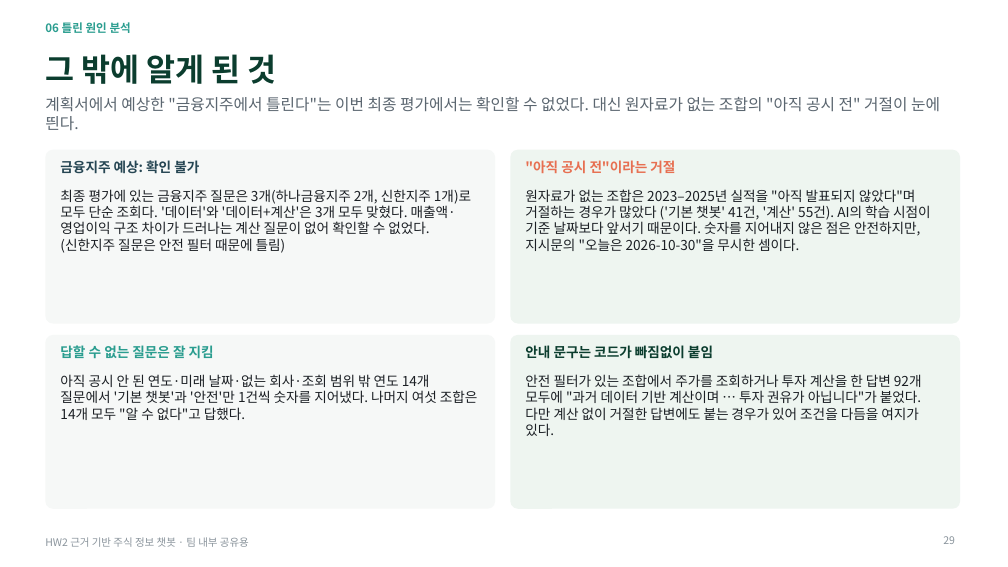
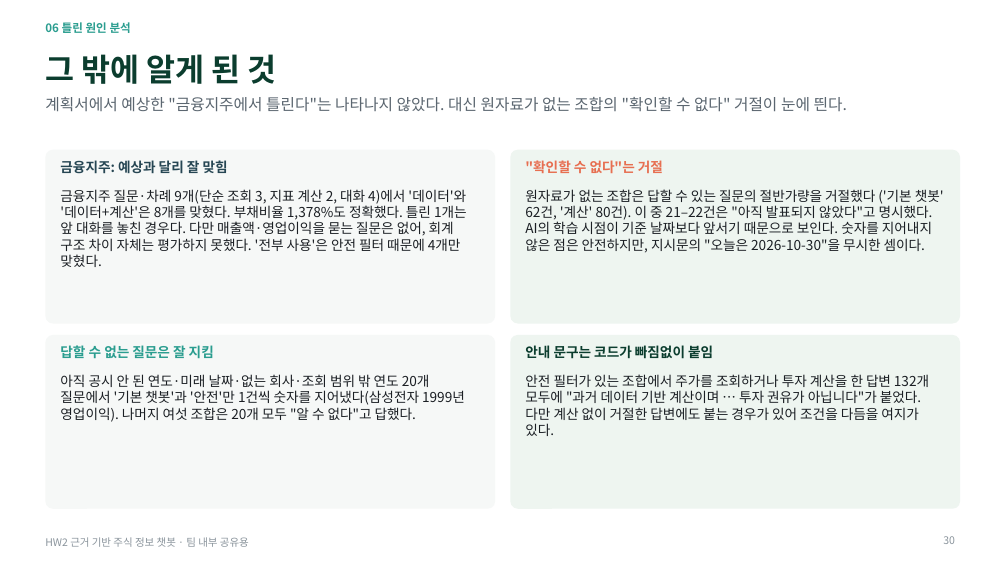
Before and after one commit to hojin9908/Stock_ChatBot, a slide deck: slide 30 of Presentation/HW2_주식챗봇_실험결과_정리.pptx (slide 29 before the commit). Drawn at 1008x567 pixels with LibreOffice and Linux fonts; fonts in the diff are those of the drawing. Boxes give left, top, right and bottom in pixels: in the first picture for what was removed or moved away, otherwise in the second. Text is boxed around its words. In the diff, an @@ line names an element or a change of style, - is before the commit and + after.

```diff
--- a/Presentation/HW2_주식챗봇_실험결과_정리.pptx
+++ b/Presentation/HW2_주식챗봇_실험결과_정리.pptx
@@ text at box(45, 97, 847, 112): text changed @@
-계획서에서 예상한 "금융지주에서 틀린다"는 이번 최종 평가에서는 확인할 수 없었다. 대신 원자료가 없는 조합의 "아직 공시 전" 거절이 눈에 띈다.
+계획서에서 예상한 "금융지주에서 틀린다"는 나타나지 않았다. 대신 원자료가 없는 조합의 "확인할 수 없다" 거절이 눈에 띈다.
@@ text at box(60, 160, 228, 174): text changed @@
-금융지주 예상: 확인 불가
+금융지주: 예상과 달리 잘 맞힘
@@ text at box(525, 160, 663, 173): text changed @@
-"아직 공시 전"이라는 거절
+"확인할 수 없다"는 거절
@@ text at box(60, 189, 467, 267): text changed @@
-최종 평가에 있는 금융지주 질문은 3개(하나금융지주 2개, 신한지주 1개)로 모두 단순 조회다. '데이터'와 '데이터+계산'은 3개 모두 맞혔다. 매출액·영업이익 구조 차이가 드러나는 계산 질문이 없어 확인할 수 없었다. (신한지주 질문은 안전 필터 때문에 틀림)
+금융지주 질문·차례 9개(단순 조회 3, 지표 계산 2, 대화 4)에서 '데이터'와 '데이터+계산'은 8개를 맞혔다. 부채비율 1,378%도 정확했다. 틀린 1개는 앞 대화를 놓친 경우다. 다만 매출액·영업이익을 묻는 질문은 없어, 회계 구조 차이 자체는 평가하지 못했다. '전부 사용'은 안전 필터 때문에 4개만 맞혔다.
@@ text at box(525, 189, 944, 253): text changed @@
-원자료가 없는 조합은 2023–2025년 실적을 "아직 발표되지 않았다"며 거절하는 경우가 많았다 ('기본 챗봇' 41건, '계산' 55건). AI의 학습 시점이 기준 날짜보다 앞서기 때문이다. 숫자를 지어내지 않은 점은 안전하지만, 지시문의 "오늘은 2026-10-30"을 무시한 셈이다.
+원자료가 없는 조합은 답할 수 있는 질문의 절반가량을 거절했다 ('기본 챗봇' 62건, '계산' 80건). 이 중 21–22건은 "아직 발표되지 않았다"고 명시했다. AI의 학습 시점이 기준 날짜보다 앞서기 때문으로 보인다. 숫자를 지어내지 않은 점은 안전하지만, 지시문의 "오늘은 2026-10-30"을 무시한 셈이다.
@@ text at box(60, 374, 465, 422): text changed @@
-아직 공시 안 된 연도·미래 날짜·없는 회사·조회 범위 밖 연도 14개 질문에서 '기본 챗봇'과 '안전'만 1건씩 숫자를 지어냈다. 나머지 여섯 조합은 14개 모두 "알 수 없다"고 답했다.
+아직 공시 안 된 연도·미래 날짜·없는 회사·조회 범위 밖 연도 20개 질문에서 '기본 챗봇'과 '안전'만 1건씩 숫자를 지어냈다(삼성전자 1999년 영업이익). 나머지 여섯 조합은 20개 모두 "알 수 없다"고 답했다.
@@ text at box(525, 374, 929, 436): text changed @@
-안전 필터가 있는 조합에서 주가를 조회하거나 투자 계산을 한 답변 92개 모두에 "과거 데이터 기반 계산이며 … 투자 권유가 아닙니다"가 붙었다. 다만 계산 없이 거절한 답변에도 붙는 경우가 있어 조건을 다듬을 여지가 있다.
+안전 필터가 있는 조합에서 주가를 조회하거나 투자 계산을 한 답변 132개 모두에 "과거 데이터 기반 계산이며 … 투자 권유가 아닙니다"가 붙었다. 다만 계산 없이 거절한 답변에도 붙는 경우가 있어 조건을 다듬을 여지가 있다.
```
Also in this commit, not shown: 28 other slides changed, 1 slide added, 28 other files.
